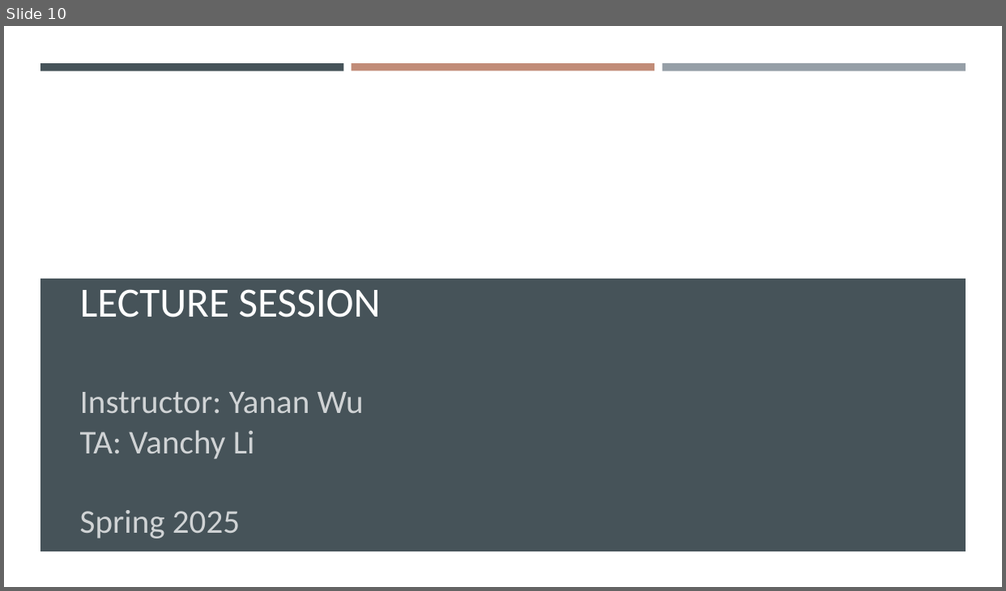
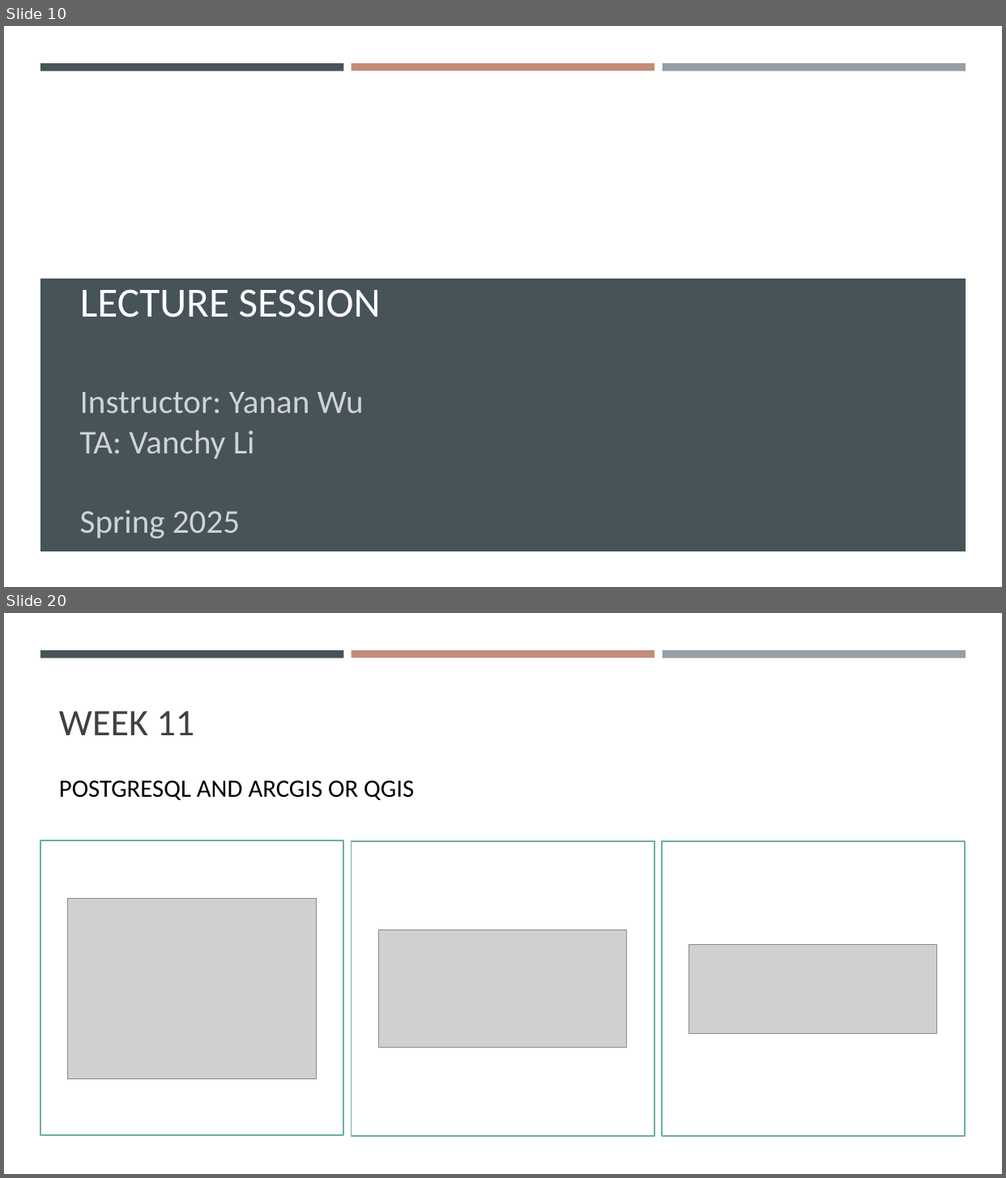
Before and after one commit to gisynw/ssj-376, a slide deck: docs/Lectures/Week01/Week01_Intro_Course.pptx. Shown one above the other, each under a label of ours: slide 10 before the commit, slides 10 and 20 after it; the slides between them are not shown. The pictures are 1006x591 and 1006x1178 pixels, drawn with LibreOffice and Linux fonts; fonts in the diff are those of the drawing; grey boxes stand for pictures; background and template pictures are left out. Boxes give left, top, right and bottom in pixels: in the first picture for what was removed or moved away, otherwise in the second. Text is boxed around its words. In the diff, an @@ line names an element or a change of style, - is before the commit and + after.

Commit message:
update week01

```diff
--- a/docs/Lectures/Week01/Week01_Intro_Course.pptx
+++ b/docs/Lectures/Week01/Week01_Intro_Course.pptx
@@ slide 20 added at (x1=4, y1=613, x2=1002, y2=1174), background #FFFFFF @@
@@ rectangle added at (x1=4, y1=613, x2=1002, y2=1174), fill #FFFFFF @@
@@ rectangle added at (x1=40, y1=650, x2=344, y2=658), fill #465359 @@
@@ rectangle added at (x1=351, y1=650, x2=654, y2=658), fill #C18C78 @@
@@ rectangle added at (x1=662, y1=650, x2=965, y2=658), fill #969FA7 @@
@@ title added at (x1=59, y1=711, x2=195, y2=735), 36 pt, text #404040 @@
+WEEK 11
@@ text added at (x1=59, y1=781, x2=414, y2=800), 24 pt, text #000000 @@
+POSTGRESQL AND ARCGIS OR QGIS
@@ rectangle added at (x1=40, y1=841, x2=344, y2=1136), outline #6DAFA2 1.5 pt @@
@@ rectangle added at (x1=351, y1=841, x2=654, y2=1136), outline #6DAFA2 1.5 pt @@
@@ rectangle added at (x1=662, y1=841, x2=965, y2=1136), outline #6DAFA2 1.5 pt @@
@@ picture added at (x1=68, y1=899, x2=316, y2=1080) @@
@@ picture added at (x1=378, y1=931, x2=627, y2=1048) @@
@@ picture added at (x1=689, y1=945, x2=938, y2=1034) @@
```
Also in this commit, not shown: 9 slides changed, 6 other slides added, 7 slides removed, 5 other files.
